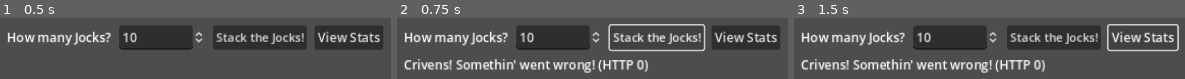
Above: before the commit, frames 1-3 (left to right).
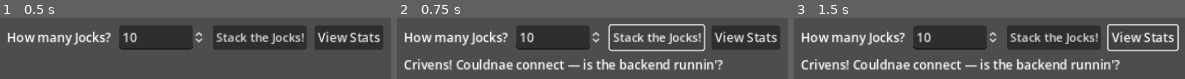
Above: after the commit, the same moments.

Repository: TheManInTheShack/JockStack
Game: Godot game, scene res://scenes/Main.tscn
Two runs of this game, one before a commit and one after it. Both use one fixed random seed, a clock stepped at 60 frames per second and the inputs below.
Inputs:
- Up to frame 1 (0.5 s): no input
- Up to frame 2 (0.75 s): click "Stack the Jocks!" at 0.5 s
- Up to frame 3 (1.5 s): click "View Stats" at 1.25 s

Frame 1 is identical in both runs. In frame 2, 6.6% of the frame differs, in the area x 15-84%, y 67-91%; in frame 3, 6.6%.

Commit message:
Improve HTTP error handling and add 10s timeout
- HTTPRequest.timeout = 10.0 so it fails fast instead of hanging
- Distinguish CANT_CONNECT (backend not running) from TIMEOUT and
  other errors with plain-English Scots messages
- Separate result failure from HTTP error code for clearer diagnosis

https://claude.ai/code/session_014UXePmD6X4RiVJruF8Kkkx

Diff:
--- a/frontend/scripts/JockStack.gd
+++ b/frontend/scripts/JockStack.gd
@@ -29,6 +29,7 @@
 	_reveal_btn.pressed.connect(_on_reveal_next)
 	_stats_btn.pressed.connect(_on_stats_pressed)
 	_http.request_completed.connect(_on_request_completed)
+	_http.timeout = 10.0
 	_reveal_row.visible = false
 	_status_label.text  = ""
 
@@ -57,8 +58,17 @@
 	result: int, code: int, _h: PackedStringArray, body: PackedByteArray
 ) -> void:
 	_generate_btn.disabled = false
-	if result != HTTPRequest.RESULT_SUCCESS or code != 200:
-		_status_label.text = "Crivens! Somethin' went wrong! (HTTP %d)" % code
+	if result != HTTPRequest.RESULT_SUCCESS:
+		match result:
+			HTTPRequest.RESULT_CANT_CONNECT:
+				_status_label.text = "Crivens! Couldnae connect — is the backend runnin'?"
+			HTTPRequest.RESULT_TIMEOUT:
+				_status_label.text = "Crivens! The server took too long tae respond!"
+			_:
+				_status_label.text = "Crivens! Connection failed (code %d)" % result
+		return
+	if code != 200:
+		_status_label.text = "Crivens! Server error (HTTP %d)" % code
 		return
 	var data = JSON.parse_string(body.get_string_from_utf8())
 	if data == null:
